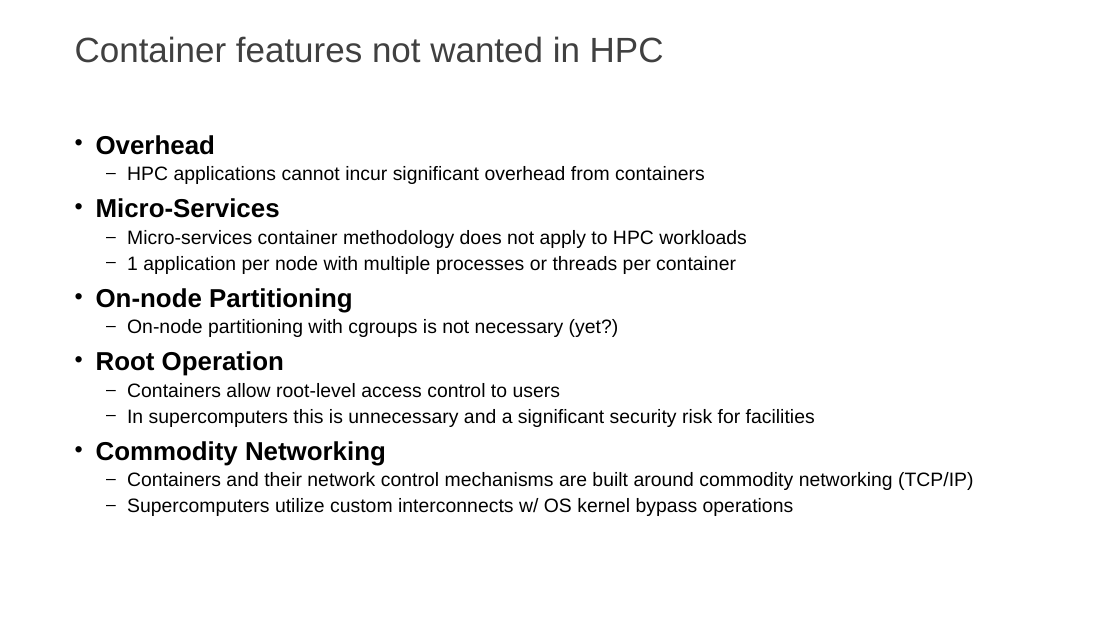
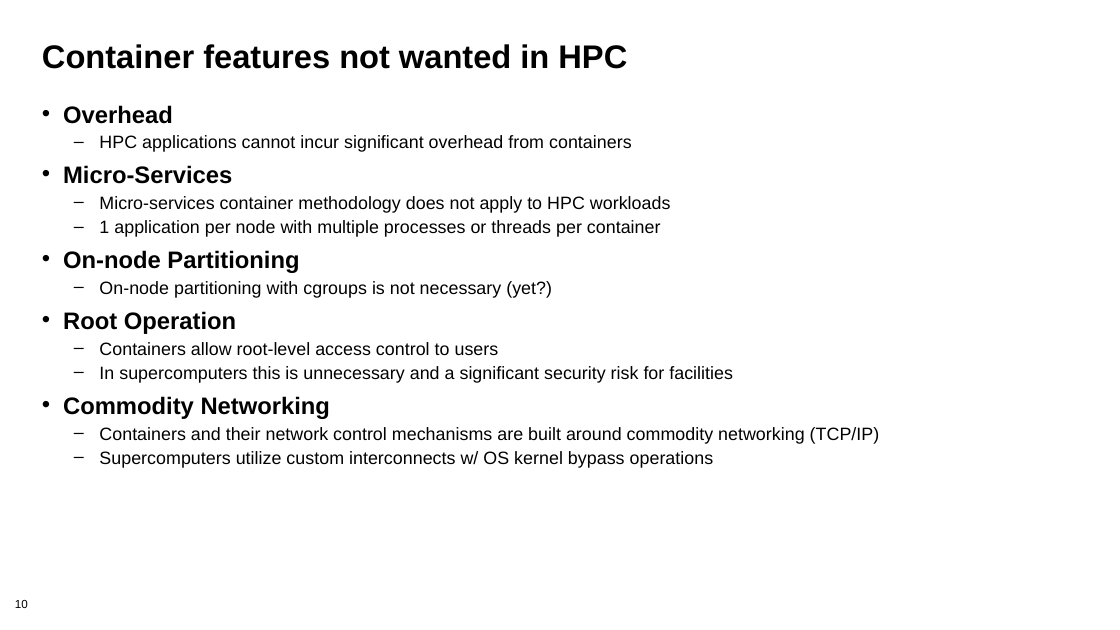
Before and after one commit to supercontainers/isc-tutorial, a slide deck: slide 10 of slides/isc19_intro_to_containers_ajy.pptx. Drawn at 1120x630 pixels with LibreOffice and Linux fonts; fonts in the diff are those of the drawing; background and template pictures are left out. Boxes give left, top, right and bottom in pixels: in the first picture for what was removed or moved away, otherwise in the second. Text is boxed around its words. In the diff, an @@ line names an element or a change of style, - is before the commit and + after.

```diff
--- a/slides/isc19_intro_to_containers_ajy.pptx
+++ b/slides/isc19_intro_to_containers_ajy.pptx
@@ title "Container features not wanted in ...": place and size @@
-title "Container features not wanted in ..." at bbox=[75, 36, 664, 63]
+title "Container features not wanted in ..." at bbox=[42, 44, 627, 69]
@@ title "Container features not wanted in ..." at bbox=[42, 44, 627, 69]: size 30 to 28 pt, text colour #404040 to #000000, bold on; line spacing 0.9 to 0.85; vertical alignment bottom to top @@
@@ text "Overhead": place and size @@
-text "Overhead" at bbox=[96, 135, 974, 516]
+text "Overhead" at bbox=[63, 105, 880, 468]
@@ text "Overhead" at bbox=[63, 105, 880, 468]: size 22.2 to 20.4 pt in "Overhead", "Micro-Services", "On-node Partitioning", "Root Operation" and 1 more places; size 16.6 to 15.3 pt in "HPC applications cannot incur significant overhead from ...", "Micro-services container methodology does not apply to ...", "1 application per node with multiple processes ...", "On-node partitioning with cgroups is not necessary ..." and 4 more places; indent changed @@
@@ page number added at bbox=[15, 600, 28, 608], 10 pt, text #000000 @@
+10
```
Also in this commit, not shown: 13 other slides changed, 1 slide added, 1 slide removed, 1 other file.
